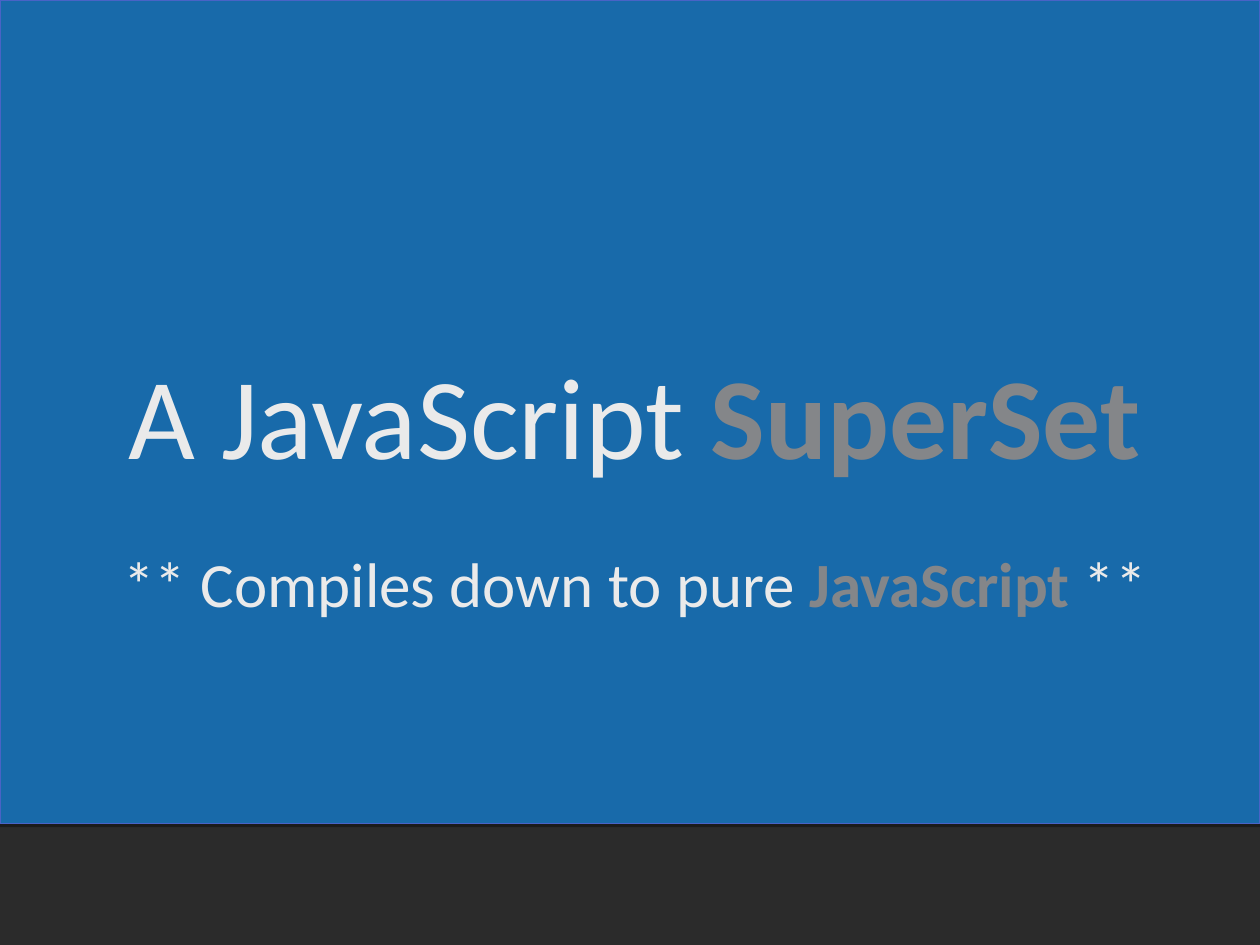
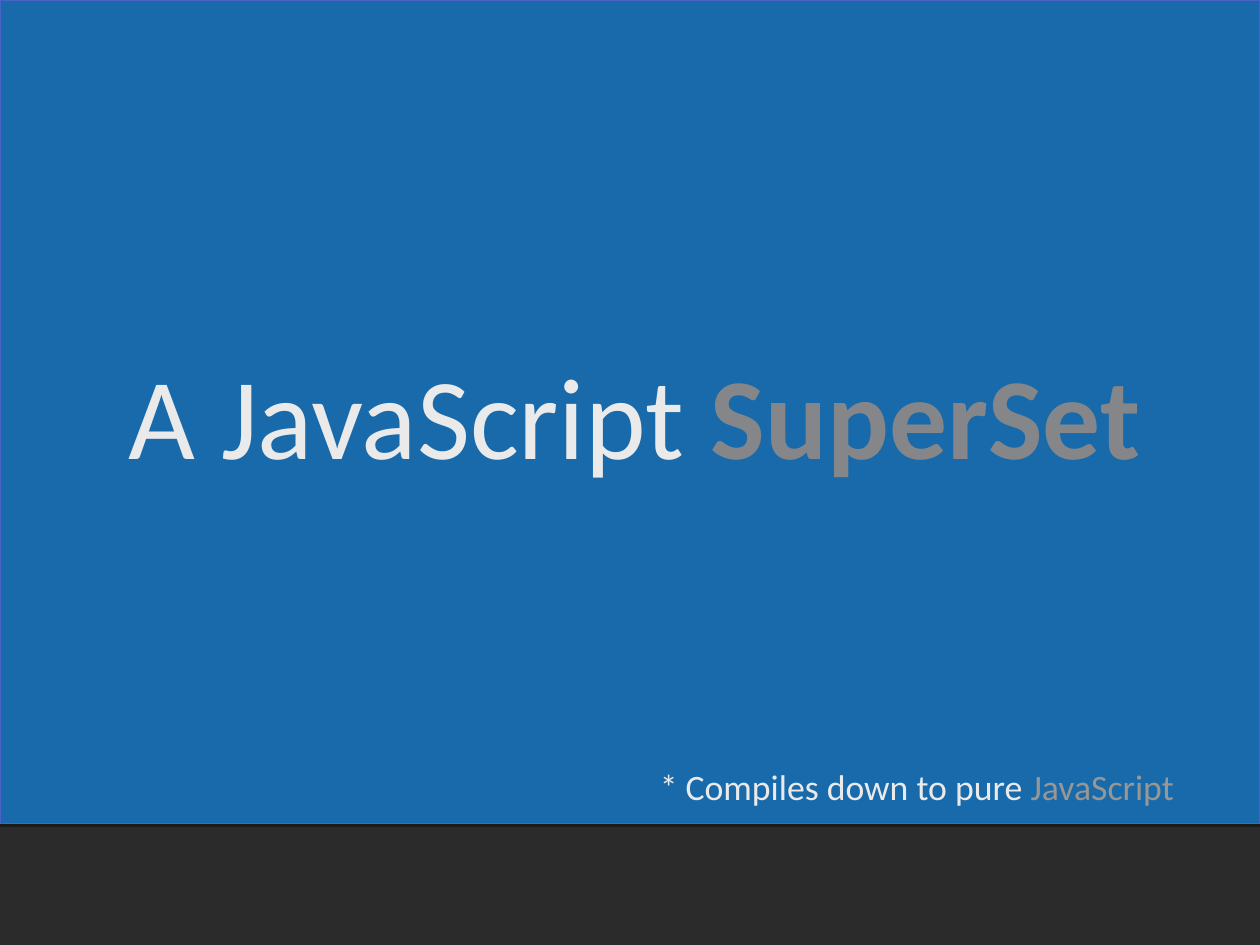
Before and after one commit to derikwhittaker/Demo.DevReach, a slide deck: slide 8 of TypeScript/Derik.Whittaker-Typescript.ppt. Drawn at 1260x945 pixels with LibreOffice and Linux fonts; fonts in the diff are those of the drawing; background and template pictures are left out; a plain dark background stands for a picture behind light text. Boxes give left, top, right and bottom in pixels: in the first picture for what was removed or moved away, otherwise in the second. Text is boxed around its words. In the diff, an @@ line names an element or a change of style, - is before the commit and + after.

```diff
--- a/TypeScript/Derik.Whittaker-Typescript.ppt
+++ b/TypeScript/Derik.Whittaker-Typescript.ppt
@@ text at bbox=[686, 775, 1174, 806]: text changed; size 36 to 20.4 pt @@
-** Compiles down to pure JavaScript **
+* Compiles down to pure JavaScript
```
Also in this commit, not shown: 5 other slides changed, 2 slides added, 1 other file.
